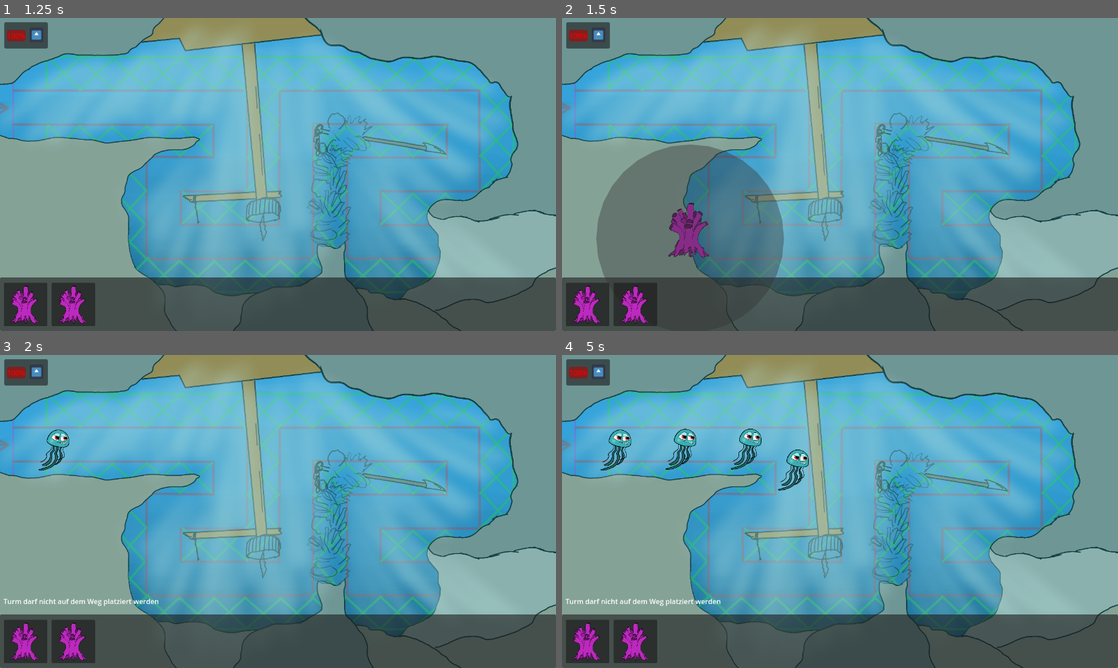
Above: before the commit, frames 1-4 (two rows, left to right).
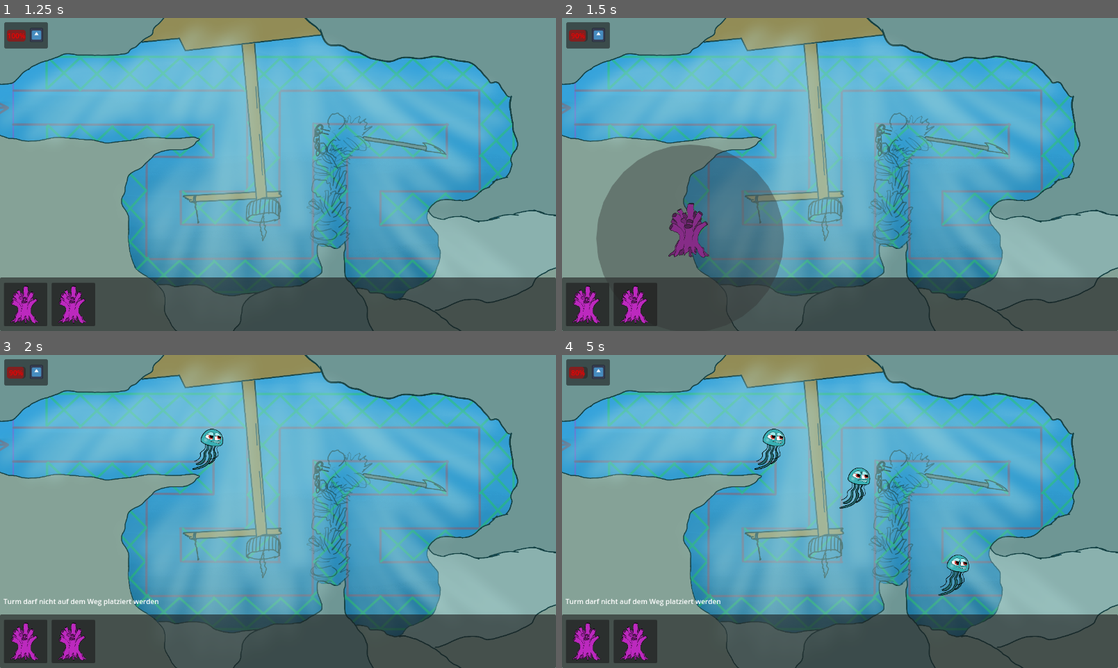
Above: after the commit, the same moments.

Repository: Pulvr/ProjectWaves
Game: Godot game, scene res://Scenes/main_menu.tscn
Same seed, same stepped clock (60 frames per second), same inputs: the game is played once before the commit and once after it. The engine's default icon, where the game draws it, is replaced by a stand-in: a white triangle on a blue panel in a dark square.
Inputs (mouse positions are in pixels of both pictures, inside the frame that each line leads up to):
- Up to frame 1 (1.25 s): click "Start" at 0.5 s
- Up to frame 2 (1.5 s): tap Enter (ui_accept) at 1.25 s; drag from (589, 305) to (895, 105) at 1.27 s
- Up to frame 3 (2 s): no input
- Up to frame 4 (5 s): drag from (634, 642) to (812, 574) at 2.02 s; move the mouse to (895, 442) at 2.77 s; click (895, 442) at 2.92 s; drag from (812, 574) to (673, 464) at 3.52 s; move the mouse to (1006, 558) at 4.27 s; click (1006, 558) at 4.42 s; tap Enter (ui_accept) at 4.52 s

Frame 1 is identical in both runs. In frame 2, less than 0.1% of the frame differs, in the area x 1-5%, y 3-8%; in frame 3, 0.7%; in frame 4, 2.3%, in the area x 1-74%, y 3-77%.

Commit message:
renamed main script
attached main script, trying to figure out how signals work

Diff:
--- a/Scenes/Mob.tscn
+++ b/Scenes/Mob.tscn
@@ -8,7 +8,7 @@
 
 [node name="Mob" type="CharacterBody2D"]
 script = ExtResource("1_ypt7p")
-speed = 150
+speed = 1000
 metadata/_edit_vertical_guides_ = [32.0, -32.0]
 metadata/_edit_horizontal_guides_ = [-32.0, 32.0]
 
@@ -19,3 +19,5 @@
 
 [node name="CollisionShape2D" type="CollisionShape2D" parent="."]
 shape = SubResource("CircleShape2D_geskg")
+
+[connection signal="reachedGoal" from="." to="." method="_on_reached_goal"]
--- a/Scenes/main.tscn
+++ b/Scenes/main.tscn
@@ -1,13 +1,14 @@
-[gd_scene load_steps=5 format=3 uid="uid://cjs3x8p3385u3"]
+[gd_scene load_steps=7 format=3 uid="uid://cjs3x8p3385u3"]
 
+[ext_resource type="Script" path="res://Scripts/Main.gd" id="1_h0s2x"]
 [ext_resource type="Texture2D" uid="uid://croipvk7fxaxp" path="res://assets/Background/ProjectWave_Background_Lvl_1_v5.png" id="1_rkcys"]
 [ext_resource type="Script" path="res://Scripts/PathSpawner.gd" id="3_5nqs7"]
 [ext_resource type="PackedScene" uid="uid://dc887fuuny1l2" path="res://Scenes/UI.tscn" id="3_kobho"]
+[ext_resource type="PackedScene" uid="uid://dtsyp63k4h5pt" path="res://assets/tile_map.tscn" id="4_cqrjg"]
 [ext_resource type="Texture2D" uid="uid://by5hgxtu7f5pb" path="res://icon.svg" id="4_qsf0k"]
-[ext_resource type="PackedScene" uid="uid://dtsyp63k4h5pt" path="res://assets/tile_map.tscn" id="4_cqrjg"]
-
 
 [node name="Main" type="Node2D"]
+script = ExtResource("1_h0s2x")
 
 [node name="Background" type="Sprite2D" parent="."]
 position = Vector2(641, 360)
@@ -24,7 +25,6 @@
 [node name="Towers" type="Node2D" parent="."]
 
 [node name="Bottom UI" parent="." instance=ExtResource("3_kobho")]
-
 
 [node name="HP" type="Panel" parent="."]
 offset_left = 10.0
@@ -61,5 +61,4 @@
 offset_right = 214.0
 offset_bottom = 588.0
 
-
 [connection signal="timeout" from="PathSpawner/Timer" to="PathSpawner" method="_on_timer_timeout"]
--- a/Scripts/Player.gd
+++ b/Scripts/Main.gd
@@ -5,7 +5,7 @@
 var max_hp = 100
 var current_hp = 100
 
-onready var hp_bar = $Control/ProgressBar
+@onready var hp_bar = $HP/HpBar
 
 func _ready():
 	update_hp_bar()
--- a/Scripts/Mob.gd
+++ b/Scripts/Mob.gd
@@ -3,6 +3,8 @@
 # Gescwindigkeit des Mob, kann dank export ausserhalb des Skripts veränder werden
 @export var speed = 200
 @export var health = 10
+
+signal reachedGoal
 
 #Jeden Frame wird der ParentNodeProgress geprüft und der
 #aktuelle Progress auf den jetzigen + speed*delta gesetzt.
@@ -10,6 +12,7 @@
 func _process(delta):
 	get_parent().set_progress(get_parent().get_progress() + speed*delta)
 	if get_parent().get_progress_ratio() == 1:
+		reachedGoal.emit()
 		queue_free()
 	if health <= 0:
 		get_parent().get_parent().queue_free()
